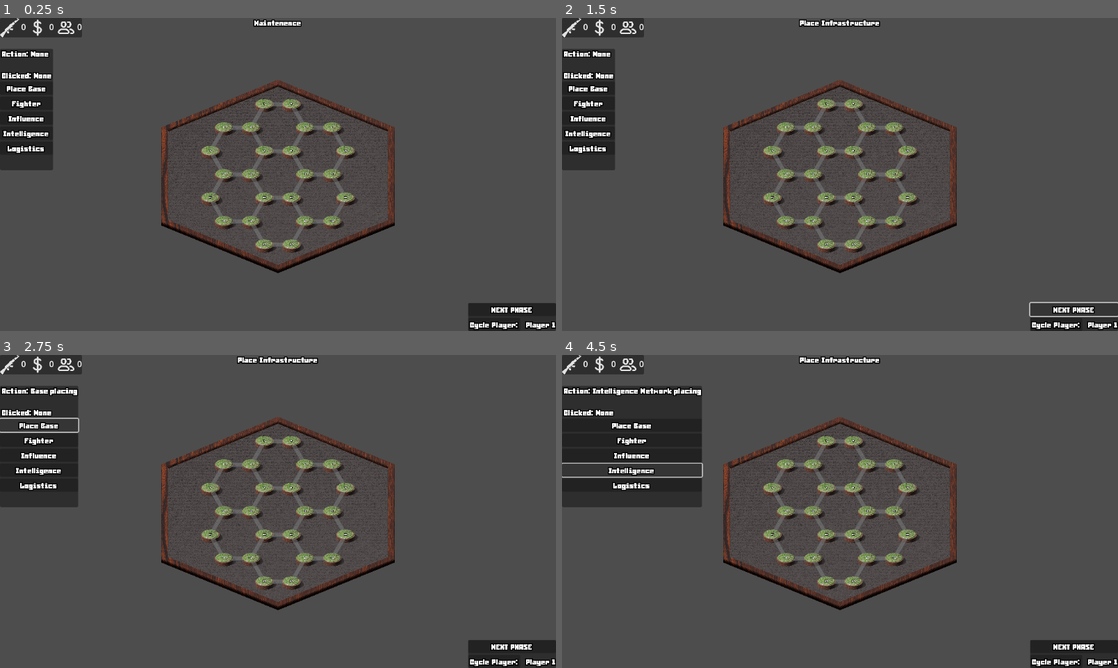
Above: before the commit, frames 1-4 (two rows, left to right).
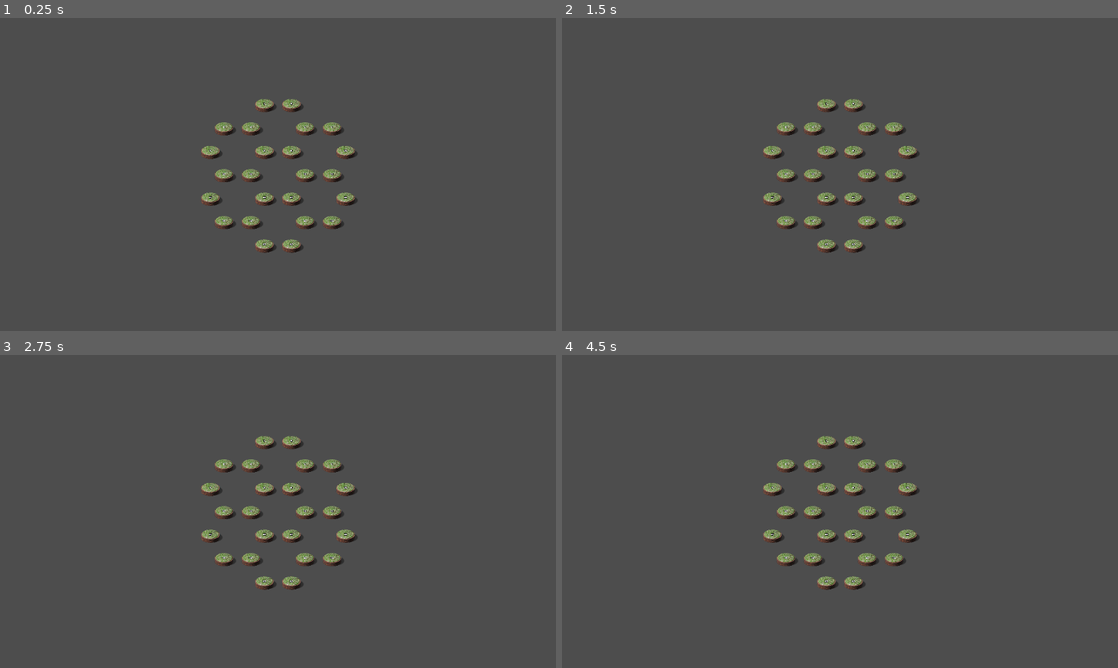
Above: after the commit, the same moments.

Repository: Sheepy3/insurgencygame
Game: Godot game, scene res://MapStuff/Map.tscn
Two runs of this game, one before a commit and one after it. Both use one fixed random seed, a clock stepped at 60 frames per second and the inputs below.
Inputs (mouse positions are in pixels of both pictures, inside the frame that each line leads up to):
- Up to frame 1 (0.25 s): no input
- Up to frame 2 (1.5 s): click (1073, 309) at 0.5 s, where only the run before the commit has a clickable "NEXT PHASE"; click (1073, 309) at 1.25 s, where only the run before the commit has a clickable "NEXT PHASE"
- Up to frame 3 (2.75 s): click (27, 423) at 2 s, where only the run before the commit has a clickable "Place Base"
- Up to frame 4 (4.5 s): click (600, 439) at 2.75 s, where only the run before the commit has a clickable "Fighter"; click (606, 455) at 3.5 s, where only the run before the commit has a clickable "Influence"; click (612, 470) at 4.25 s, where only the run before the commit has a clickable "Intelligence"

The runs differ from the first frame. In frame 1, 9.7% of the frame differs, in the area x 0-100%, y 0-100%; in frame 2, 9.4%; in frame 3, 11%; in frame 4, 15%.
Error after the commit: Parse Error: Could not preload resource file "res://MapStuff/Path.tscn". (res://MapStuff/map.gd:3)

Commit message:
initial implementation of new scrolling text

Diff:
--- a/MapStuff/Path.tscn
+++ b/MapStuff/Path.tscn
@@ -1,18 +1,39 @@
-
-[gd_scene load_steps=133 format=3 uid="uid://cnknkmgkv4fmh"]
+[gd_scene load_steps=74 format=3 uid="uid://cnknkmgkv4fmh"]
 
 [ext_resource type="Script" uid="uid://dhasmtbnro8ql" path="res://MapStuff/path.gd" id="1_j4goj"]
 [ext_resource type="Texture2D" uid="uid://deb74x05nkhkh" path="res://Assets/Path_2.png" id="2_twyoa"]
-
 [ext_resource type="Shader" uid="uid://dirmfbhesf0h7" path="res://Assets/Shaders/Player_Color.gdshader" id="3_twyoa"]
 [ext_resource type="Texture2D" uid="uid://dsnku4l10cxlf" path="res://Assets/Infastructure/Blank_Network.png" id="4_lw2ce"]
-[ext_resource type="Texture2D" uid="uid://dxuj4dk4ag2pw" path="res://Assets/Infastructure/Intelligence_Text.png" id="5_lw2ce"]
+[ext_resource type="Shader" uid="uid://g4sywj1bk4px" path="res://Assets/Shaders/Scrolling.gdshader" id="5_pka5v"]
 [ext_resource type="Texture2D" uid="uid://0o4k8p1rqfme" path="res://Assets/Infastructure/Logistics_text.png" id="6_3mjvh"]
+[ext_resource type="Texture2D" uid="uid://d0w8baoqv36d2" path="res://Assets/Infastructure/test_looping_intelligence.png" id="6_f2bj7"]
 
 [sub_resource type="RectangleShape2D" id="RectangleShape2D_nxxog"]
 size = Vector2(114, 45)
 
 [sub_resource type="ShaderMaterial" id="ShaderMaterial_lw2ce"]
+resource_local_to_scene = true
+shader = ExtResource("3_twyoa")
+shader_parameter/tint_color = Color(1, 0, 0, 1)
+shader_parameter/intensity = 0.2
+shader_parameter/saturation = 1.0
+shader_parameter/value = 1.0
+
+[sub_resource type="ShaderMaterial" id="ShaderMaterial_58pqk"]
+resource_local_to_scene = true
+shader = ExtResource("5_pka5v")
+shader_parameter/texture_to_scroll = ExtResource("6_f2bj7")
+shader_parameter/scroll_speed = 0.24
+shader_parameter/angle_degrees = 0.0
+shader_parameter/repeat_x = 1.0
+shader_parameter/repeat_y = 1.0
+shader_parameter/row_offset = 1.0
+shader_parameter/tint_color = Color(1, 0, 0, 1)
+shader_parameter/tint_mix = 0.5
+shader_parameter/saturation = 1.0
+shader_parameter/value = 1.0
+
+[sub_resource type="ShaderMaterial" id="ShaderMaterial_f2bj7"]
 resource_local_to_scene = true
 shader = ExtResource("3_twyoa")
 shader_parameter/tint_color = Color(1, 0, 0, 1)
@@ -51,443 +72,6 @@
     //COLOR = saturation_matrix(saturation)*mix(front, vec4(tint_color, front.a), intensity);
 }"
 
-[sub_resource type="ShaderMaterial" id="ShaderMaterial_pka5v"]
-resource_local_to_scene = true
-shader = SubResource("Shader_3mjvh")
-shader_parameter/tint_color = Color(1, 0, 0, 1)
-shader_parameter/intensity = 0.2
-shader_parameter/saturation = 1.0
-shader_parameter/value = 1.0
-
-[sub_resource type="AtlasTexture" id="AtlasTexture_pka5v"]
-atlas = ExtResource("5_lw2ce")
-region = Rect2(0, 0, 240, 23)
-
-[sub_resource type="AtlasTexture" id="AtlasTexture_f2bj7"]
-atlas = ExtResource("5_lw2ce")
-region = Rect2(240, 0, 240, 23)
-
-[sub_resource type="AtlasTexture" id="AtlasTexture_58pqk"]
-atlas = ExtResource("5_lw2ce")
-region = Rect2(480, 0, 240, 23)
-
-[sub_resource type="AtlasTexture" id="AtlasTexture_6ohwi"]
-atlas = ExtResource("5_lw2ce")
-region = Rect2(720, 0, 240, 23)
-
-[sub_resource type="AtlasTexture" id="AtlasTexture_5b33m"]
-atlas = ExtResource("5_lw2ce")
-region = Rect2(960, 0, 240, 23)
-
-[sub_resource type="AtlasTexture" id="AtlasTexture_8hyug"]
-atlas = ExtResource("5_lw2ce")
-region = Rect2(1200, 0, 240, 23)
-
-[sub_resource type="AtlasTexture" id="AtlasTexture_6qc7w"]
-atlas = ExtResource("5_lw2ce")
-region = Rect2(1440, 0, 240, 23)
-
-[sub_resource type="AtlasTexture" id="AtlasTexture_e4ssi"]
-atlas = ExtResource("5_lw2ce")
-region = Rect2(1680, 0, 240, 23)
-
-[sub_resource type="AtlasTexture" id="AtlasTexture_r83rh"]
-atlas = ExtResource("5_lw2ce")
-region = Rect2(1920, 0, 240, 23)
-
-[sub_resource type="AtlasTexture" id="AtlasTexture_lwp54"]
-atlas = ExtResource("5_lw2ce")
-region = Rect2(2160, 0, 240, 23)
-
-[sub_resource type="AtlasTexture" id="AtlasTexture_2t8jj"]
-atlas = ExtResource("5_lw2ce")
-region = Rect2(2400, 0, 240, 23)
-
-[sub_resource type="AtlasTexture" id="AtlasTexture_0kokc"]
-atlas = ExtResource("5_lw2ce")
-region = Rect2(2640, 0, 240, 23)
-
-[sub_resource type="AtlasTexture" id="AtlasTexture_awxcm"]
-atlas = ExtResource("5_lw2ce")
-region = Rect2(2880, 0, 240, 23)
-
-[sub_resource type="AtlasTexture" id="AtlasTexture_xt7ba"]
-atlas = ExtResource("5_lw2ce")
-region = Rect2(3120, 0, 240, 23)
-
-[sub_resource type="AtlasTexture" id="AtlasTexture_o0w1d"]
-atlas = ExtResource("5_lw2ce")
-region = Rect2(3360, 0, 240, 23)
-
-[sub_resource type="AtlasTexture" id="AtlasTexture_h4kwg"]
-atlas = ExtResource("5_lw2ce")
-region = Rect2(3600, 0, 240, 23)
-
-[sub_resource type="AtlasTexture" id="AtlasTexture_lau64"]
-atlas = ExtResource("5_lw2ce")
-region = Rect2(3840, 0, 240, 23)
-
-[sub_resource type="AtlasTexture" id="AtlasTexture_pasy1"]
-atlas = ExtResource("5_lw2ce")
-region = Rect2(4080, 0, 240, 23)
-
-[sub_resource type="AtlasTexture" id="AtlasTexture_tkyco"]
-atlas = ExtResource("5_lw2ce")
-region = Rect2(4320, 0, 240, 23)
-
-[sub_resource type="AtlasTexture" id="AtlasTexture_5cvte"]
-atlas = ExtResource("5_lw2ce")
-region = Rect2(4560, 0, 240, 23)
-
-[sub_resource type="AtlasTexture" id="AtlasTexture_n8d77"]
-atlas = ExtResource("5_lw2ce")
-region = Rect2(4800, 0, 240, 23)
-
-[sub_resource type="AtlasTexture" id="AtlasTexture_3i8ep"]
-atlas = ExtResource("5_lw2ce")
-region = Rect2(5040, 0, 240, 23)
-
-[sub_resource type="AtlasTexture" id="AtlasTexture_4whyv"]
-atlas = ExtResource("5_lw2ce")
-region = Rect2(5280, 0, 240, 23)
-
-[sub_resource type="AtlasTexture" id="AtlasTexture_hv2mi"]
-atlas = ExtResource("5_lw2ce")
-region = Rect2(5520, 0, 240, 23)
-
-[sub_resource type="AtlasTexture" id="AtlasTexture_a0eky"]
-atlas = ExtResource("5_lw2ce")
-region = Rect2(5760, 0, 240, 23)
-
-[sub_resource type="AtlasTexture" id="AtlasTexture_hsdnf"]
-atlas = ExtResource("5_lw2ce")
-region = Rect2(6000, 0, 240, 23)
-
-[sub_resource type="AtlasTexture" id="AtlasTexture_2rddr"]
-atlas = ExtResource("5_lw2ce")
-region = Rect2(6240, 0, 240, 23)
-
-[sub_resource type="AtlasTexture" id="AtlasTexture_8q2em"]
-atlas = ExtResource("5_lw2ce")
-region = Rect2(6480, 0, 240, 23)
-
-[sub_resource type="AtlasTexture" id="AtlasTexture_dnt0x"]
-atlas = ExtResource("5_lw2ce")
-region = Rect2(6720, 0, 240, 23)
-
-[sub_resource type="AtlasTexture" id="AtlasTexture_1hkuf"]
-atlas = ExtResource("5_lw2ce")
-region = Rect2(6960, 0, 240, 23)
-
-[sub_resource type="AtlasTexture" id="AtlasTexture_yv2rn"]
-atlas = ExtResource("5_lw2ce")
-region = Rect2(7200, 0, 240, 23)
-
-[sub_resource type="AtlasTexture" id="AtlasTexture_xkhj2"]
-atlas = ExtResource("5_lw2ce")
-region = Rect2(7440, 0, 240, 23)
-
-[sub_resource type="AtlasTexture" id="AtlasTexture_i6vgx"]
-atlas = ExtResource("5_lw2ce")
-region = Rect2(7680, 0, 240, 23)
-
-[sub_resource type="AtlasTexture" id="AtlasTexture_eyxq4"]
-atlas = ExtResource("5_lw2ce")
-region = Rect2(7920, 0, 240, 23)
-
-[sub_resource type="AtlasTexture" id="AtlasTexture_jxvw8"]
-atlas = ExtResource("5_lw2ce")
-region = Rect2(8160, 0, 240, 23)
-
-[sub_resource type="AtlasTexture" id="AtlasTexture_c2d2b"]
-atlas = ExtResource("5_lw2ce")
-region = Rect2(8400, 0, 240, 23)
-
-[sub_resource type="AtlasTexture" id="AtlasTexture_2fyom"]
-atlas = ExtResource("5_lw2ce")
-region = Rect2(8640, 0, 240, 23)
-
-[sub_resource type="AtlasTexture" id="AtlasTexture_o70r1"]
-atlas = ExtResource("5_lw2ce")
-region = Rect2(8880, 0, 240, 23)
-
-[sub_resource type="AtlasTexture" id="AtlasTexture_qdmg0"]
-atlas = ExtResource("5_lw2ce")
-region = Rect2(9120, 0, 240, 23)
-
-[sub_resource type="AtlasTexture" id="AtlasTexture_sasyv"]
-atlas = ExtResource("5_lw2ce")
-region = Rect2(9360, 0, 240, 23)
-
-[sub_resource type="AtlasTexture" id="AtlasTexture_m4i3k"]
-atlas = ExtResource("5_lw2ce")
-region = Rect2(9600, 0, 240, 23)
-
-[sub_resource type="AtlasTexture" id="AtlasTexture_nq7ba"]
-atlas = ExtResource("5_lw2ce")
-region = Rect2(9840, 0, 240, 23)
-
-[sub_resource type="AtlasTexture" id="AtlasTexture_ux8kr"]
-atlas = ExtResource("5_lw2ce")
-region = Rect2(10080, 0, 240, 23)
-
-[sub_resource type="AtlasTexture" id="AtlasTexture_lrpdu"]
-atlas = ExtResource("5_lw2ce")
-region = Rect2(10320, 0, 240, 23)
-
-[sub_resource type="AtlasTexture" id="AtlasTexture_agv4t"]
-atlas = ExtResource("5_lw2ce")
-region = Rect2(10560, 0, 240, 23)
-
-[sub_resource type="AtlasTexture" id="AtlasTexture_kj5hw"]
-atlas = ExtResource("5_lw2ce")
-region = Rect2(10800, 0, 240, 23)
-
-[sub_resource type="AtlasTexture" id="AtlasTexture_iqhcy"]
-atlas = ExtResource("5_lw2ce")
-region = Rect2(11040, 0, 240, 23)
-
-[sub_resource type="AtlasTexture" id="AtlasTexture_q25ov"]
-atlas = ExtResource("5_lw2ce")
-region = Rect2(11280, 0, 240, 23)
-
-[sub_resource type="AtlasTexture" id="AtlasTexture_beedc"]
-atlas = ExtResource("5_lw2ce")
-region = Rect2(11520, 0, 240, 23)
-
-[sub_resource type="AtlasTexture" id="AtlasTexture_7u50l"]
-atlas = ExtResource("5_lw2ce")
-region = Rect2(11760, 0, 240, 23)
-
-[sub_resource type="AtlasTexture" id="AtlasTexture_bs24w"]
-atlas = ExtResource("5_lw2ce")
-region = Rect2(12000, 0, 240, 23)
-
-[sub_resource type="AtlasTexture" id="AtlasTexture_dvajk"]
-atlas = ExtResource("5_lw2ce")
-region = Rect2(12240, 0, 240, 23)
-
-[sub_resource type="AtlasTexture" id="AtlasTexture_dgmiv"]
-atlas = ExtResource("5_lw2ce")
-region = Rect2(12480, 0, 240, 23)
-
-[sub_resource type="AtlasTexture" id="AtlasTexture_arskb"]
-atlas = ExtResource("5_lw2ce")
-region = Rect2(12720, 0, 240, 23)
-
-[sub_resource type="AtlasTexture" id="AtlasTexture_yrhse"]
-atlas = ExtResource("5_lw2ce")
-region = Rect2(12960, 0, 240, 23)
-
-[sub_resource type="AtlasTexture" id="AtlasTexture_8fnmt"]
-atlas = ExtResource("5_lw2ce")
-region = Rect2(13200, 0, 240, 23)
-
-[sub_resource type="AtlasTexture" id="AtlasTexture_4spyp"]
-atlas = ExtResource("5_lw2ce")
-region = Rect2(13440, 0, 240, 23)
-
-[sub_resource type="AtlasTexture" id="AtlasTexture_f6qas"]
-atlas = ExtResource("5_lw2ce")
-region = Rect2(13680, 0, 240, 23)
-
-[sub_resource type="AtlasTexture" id="AtlasTexture_v51pj"]
-atlas = ExtResource("5_lw2ce")
-region = Rect2(13920, 0, 240, 23)
-
-[sub_resource type="SpriteFrames" id="SpriteFrames_atbbf"]
-animations = [{
-"frames": [{
-"duration": 1.0,
-"texture": SubResource("AtlasTexture_pka5v")
-}, {
-"duration": 1.0,
-"texture": SubResource("AtlasTexture_f2bj7")
-}, {
-"duration": 1.0,
-"texture": SubResource("AtlasTexture_58pqk")
-}, {
-"duration": 1.0,
-"texture": SubResource("AtlasTexture_6ohwi")
-}, {
-"duration": 1.0,
-"texture": SubResource("AtlasTexture_5b33m")
-}, {
-"duration": 1.0,
-"texture": SubResource("AtlasTexture_8hyug")
-}, {
-"duration": 1.0,
-"texture": SubResource("AtlasTexture_6qc7w")
-}, {
-"duration": 1.0,
-"texture": SubResource("AtlasTexture_e4ssi")
-}, {
-"duration": 1.0,
-"texture": SubResource("AtlasTexture_r83rh")
-}, {
-"duration": 1.0,
-"texture": SubResource("AtlasTexture_lwp54")
-}, {
-"duration": 1.0,
-"texture": SubResource("AtlasTexture_2t8jj")
-}, {
-"duration": 1.0,
-"texture": SubResource("AtlasTexture_0kokc")
-}, {
-"duration": 1.0,
-"texture": SubResource("AtlasTexture_awxcm")
-}, {
-"duration": 1.0,
-"texture": SubResource("AtlasTexture_xt7ba")
-}, {
-"duration": 1.0,
-"texture": SubResource("AtlasTexture_o0w1d")
-}, {
-"duration": 1.0,
-"texture": SubResource("AtlasTexture_h4kwg")
-}, {
-"duration": 1.0,
-"texture": SubResource("AtlasTexture_lau64")
-}, {
-"duration": 1.0,
-"texture": SubResource("AtlasTexture_pasy1")
-}, {
-"duration": 1.0,
-"texture": SubResource("AtlasTexture_tkyco")
-}, {
-"duration": 1.0,
-"texture": SubResource("AtlasTexture_5cvte")
-}, {
-"duration": 1.0,
-"texture": SubResource("AtlasTexture_n8d77")
-}, {
-"duration": 1.0,
-"texture": SubResource("AtlasTexture_3i8ep")
-}, {
-"duration": 1.0,
-"texture": SubResource("AtlasTexture_4whyv")
-}, {
-"duration": 1.0,
-"texture": SubResource("AtlasTexture_hv2mi")
-}, {
-"duration": 1.0,
-"texture": SubResource("AtlasTexture_a0eky")
-}, {
-"duration": 1.0,
-"texture": SubResource("AtlasTexture_hsdnf")
-}, {
-"duration": 1.0,
-"texture": SubResource("AtlasTexture_2rddr")
-}, {
-"duration": 1.0,
-"texture": SubResource("AtlasTexture_8q2em")
-}, {
-"duration": 1.0,
-"texture": SubResource("AtlasTexture_dnt0x")
-}, {
-"duration": 1.0,
-"texture": SubResource("AtlasTexture_1hkuf")
-}, {
-"duration": 1.0,
-"texture": SubResource("AtlasTexture_yv2rn")
-}, {
-"duration": 1.0,
-"texture": SubResource("AtlasTexture_xkhj2")
-}, {
-"duration": 1.0,
-"texture": SubResource("AtlasTexture_i6vgx")
-}, {
-"duration": 1.0,
-"texture": SubResource("AtlasTexture_eyxq4")
-}, {
-"duration": 1.0,
-"texture": SubResource("AtlasTexture_jxvw8")
-}, {
-"duration": 1.0,
-"texture": SubResource("AtlasTexture_c2d2b")
-}, {
-"duration": 1.0,
-"texture": SubResource("AtlasTexture_2fyom")
-}, {
-"duration": 1.0,
-"texture": SubResource("AtlasTexture_o70r1")
-}, {
-"duration": 1.0,
-"texture": SubResource("AtlasTexture_qdmg0")
-}, {
-"duration": 1.0,
-"texture": SubResource("AtlasTexture_sasyv")
-}, {
-"duration": 1.0,
-"texture": SubResource("AtlasTexture_m4i3k")
-}, {
-"duration": 1.0,
-"texture": SubResource("AtlasTexture_nq7ba")
-}, {
-"duration": 1.0,
-"texture": SubResource("AtlasTexture_ux8kr")
-}, {
-"duration": 1.0,
-"texture": SubResource("AtlasTexture_lrpdu")
-}, {
-"duration": 1.0,
-"texture": SubResource("AtlasTexture_agv4t")
-}, {
-"duration": 1.0,
-"texture": SubResource("AtlasTexture_kj5hw")
-}, {
-"duration": 1.0,
-"texture": SubResource("AtlasTexture_iqhcy")
-}, {
-"duration": 1.0,
-"texture": SubResource("AtlasTexture_q25ov")
-}, {
-"duration": 1.0,
-"texture": SubResource("AtlasTexture_beedc")
-}, {
-"duration": 1.0,
-"texture": SubResource("AtlasTexture_7u50l")
-}, {
-"duration": 1.0,
-"texture": SubResource("AtlasTexture_bs24w")
-}, {
-"duration": 1.0,
-"texture": SubResource("AtlasTexture_dvajk")
-}, {
-"duration": 1.0,
-"texture": SubResource("AtlasTexture_dgmiv")
-}, {
-"duration": 1.0,
-"texture": SubResource("AtlasTexture_arskb")
-}, {
-"duration": 1.0,
-"texture": SubResource("AtlasTexture_yrhse")
-}, {
-"duration": 1.0,
-"texture": SubResource("AtlasTexture_8fnmt")
-}, {
-"duration": 1.0,
-"texture": SubResource("AtlasTexture_4spyp")
-}, {
-"duration": 1.0,
-"texture": SubResource("AtlasTexture_f6qas")
-}, {
-"duration": 1.0,
-"texture": SubResource("AtlasTexture_v51pj")
-}],
-"loop": true,
-"name": &"default",
-"speed": 30.0
-}]
-
-[sub_resource type="ShaderMaterial" id="ShaderMaterial_f2bj7"]
-resource_local_to_scene = true
-shader = ExtResource("3_twyoa")
-shader_parameter/tint_color = Color(1, 0, 0, 1)
-shader_parameter/intensity = 0.2
-shader_parameter/saturation = 1.0
-shader_parameter/value = 1.0
-
 [sub_resource type="ShaderMaterial" id="ShaderMaterial_3mjvh"]
 resource_local_to_scene = true
 shader = SubResource("Shader_3mjvh")
@@ -935,18 +519,21 @@
 shape = SubResource("RectangleShape2D_nxxog")
 
 [node name="Intelligence_Network" type="Sprite2D" parent="."]
+visible = false
 texture_filter = 1
 material = SubResource("ShaderMaterial_lw2ce")
 position = Vector2(120, 10.5)
 texture = ExtResource("4_lw2ce")
 
-[node name="Intelligence_Text" type="AnimatedSprite2D" parent="Intelligence_Network"]
-material = SubResource("ShaderMaterial_pka5v")
-position = Vector2(0, -0.5)
-sprite_frames = SubResource("SpriteFrames_atbbf")
-frame_progress = 0.689034
+[node name="Intelligence_Text" type="Sprite2D" parent="Intelligence_Network"]
+visible = false
+texture_filter = 1
+material = SubResource("ShaderMaterial_58pqk")
+position = Vector2(3, -0.425)
+texture = ExtResource("6_f2bj7")
 
 [node name="Logistics_Network" type="Sprite2D" parent="."]
+visible = false
 texture_filter = 1
 material = SubResource("ShaderMaterial_f2bj7")
 position = Vector2(120, -10.5)
--- a/MapStuff/path.gd
+++ b/MapStuff/path.gd
@@ -9,7 +9,7 @@
 	$Node_Path_Area2D.set_pickable(true) #sets-up the clickable area for the path nodes
 	$Intelligence_Network.hide()
 	$Logistics_Network.hide()
-	$Intelligence_Network/Intelligence_Text.play()
+	#$Intelligence_Network/Intelligence_Text.play()
 	$Logistics_Network/Logistics_Text.play()
 	look_at(connection) # point towards connection
 
Binary file changed: Assets/Infastructure/Blank_Network.png
Binary file changed: Assets/Path_2.png
Not shown, changed: Deprecated/Path.png.import
Not shown, changed: Assets/Infastructure/Network.pdn
